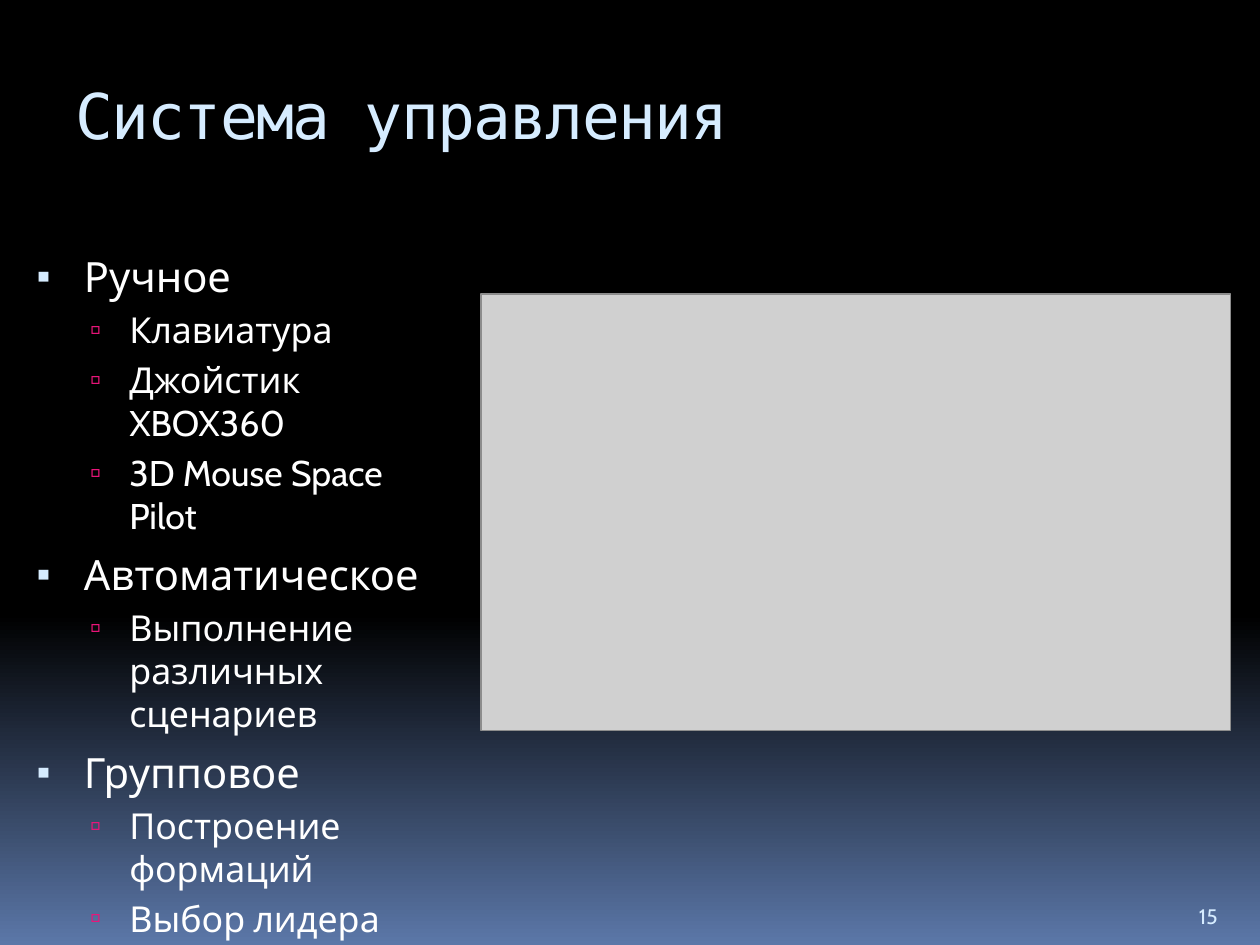
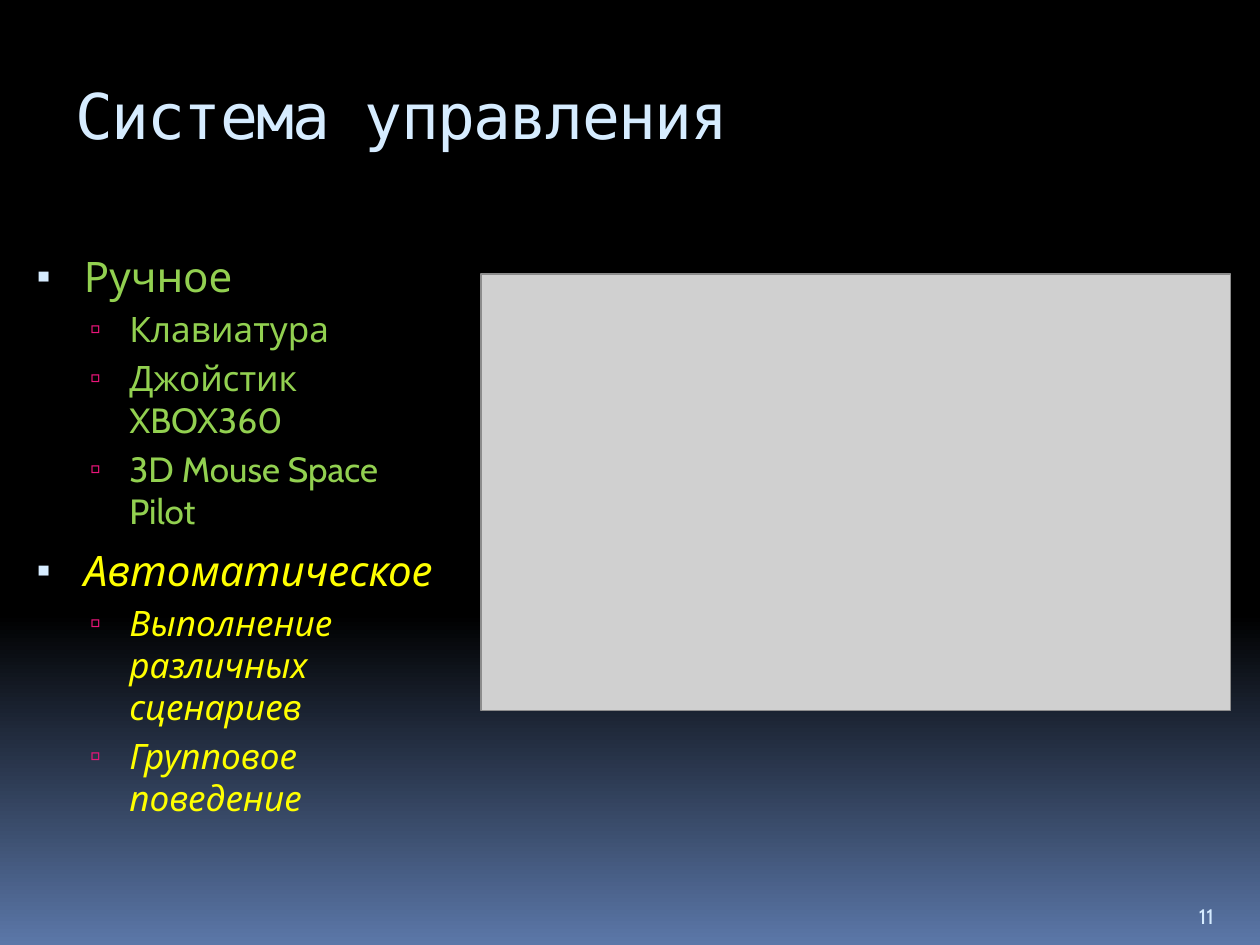
Before and after one commit to Jacobi20/quadro-xds, a slide deck: slide 11 of Docs/Medias2012.pptx (slide 15 before the commit). Drawn at 1260x945 pixels with LibreOffice and Linux fonts; fonts in the diff are those of the drawing; grey boxes stand for pictures. Boxes give left, top, right and bottom in pixels: in the first picture for what was removed or moved away, otherwise in the second. Text is boxed around its words. In the diff, an @@ line names an element or a change of style, - is before the commit and + after.

```diff
--- a/Docs/Medias2012.pptx
+++ b/Docs/Medias2012.pptx
@@ text at box(84, 262, 433, 729): size 23.8 to 24 pt in "Ручное", "Автоматическое"; text colour #FFFFFF to #92D050 in "Ручное", "Клавиатура", "Джойстик XBOX360", "3D Mouse Space Pilot"; size 20.4 to 20 pt in "Клавиатура", "Джойстик XBOX360", "3D Mouse Space Pilot", "Выполнение различных сценариев"; text colour #FFFFFF to #FFFF00, italic on in "Автоматическое", "Выполнение различных сценариев" @@
@@ picture: place and size @@
-picture at box(481, 294, 1231, 730)
+picture at box(481, 275, 1231, 711)
@@ text at box(129, 744, 297, 778): text changed; size 20.4 to 20 pt; text colour #FFFFFF to #FFFF00; italic on @@
-▪ Групповое
-  ▫ Построение формаций
-  ▫ Выбор лидера
+  ▫ Групповое поведение
@@ page number at box(1199, 909, 1214, 924): text changed @@
-15
+11
```
Also in this commit, not shown: 6 other slides changed, 4 slides added, 7 slides removed, 6 other files.
